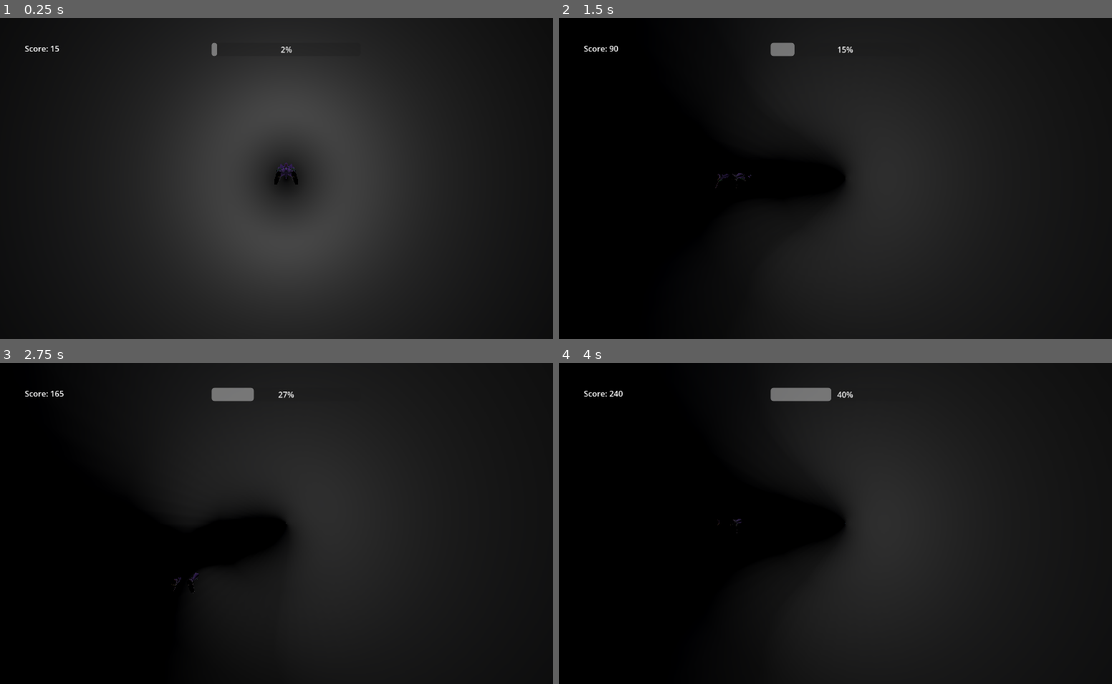
Above: before the commit, frames 1-4 (two rows, left to right).
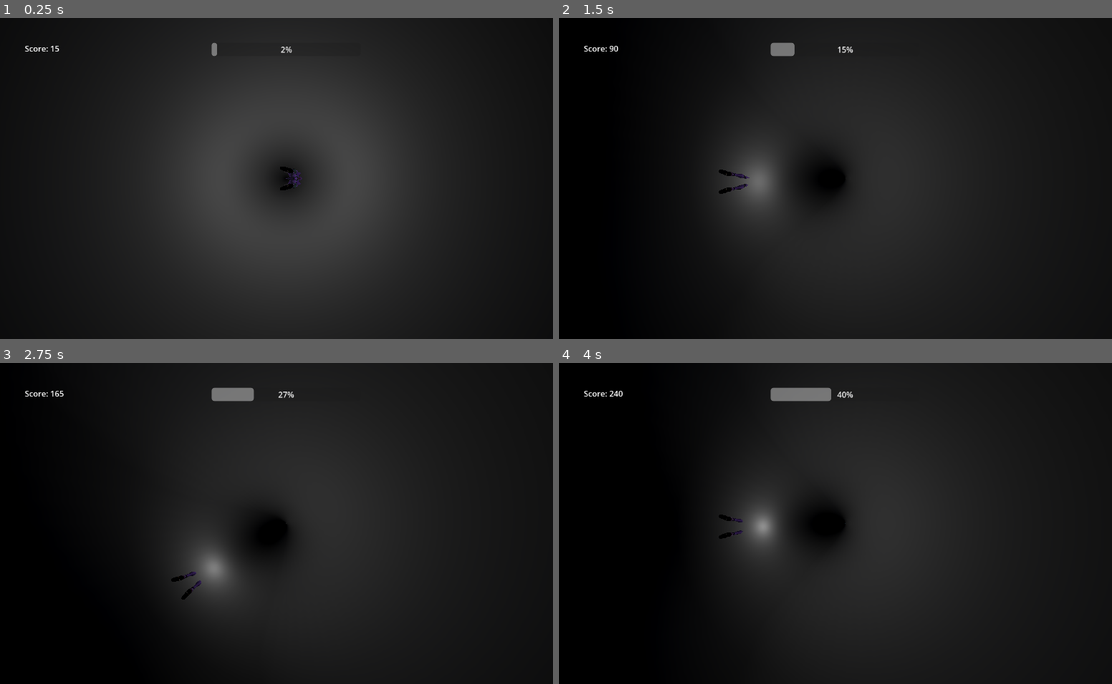
Above: after the commit, the same moments.

Repository: ryukinouu/Stellar-Requiem
Game: Godot game, scene res://Game/Scenes/Level.tscn
The game is run twice, just before and just after one commit, with the same random seed, the same clock (stepped at 60 frames per second) and the same inputs.
Inputs:
- Up to frame 1 (0.25 s): no input
- Up to frame 2 (1.5 s): hold D (right) 0.53-1.28 s; hold A (left) from 1.28 s (still down)
- Up to frame 3 (2.75 s): release A (left) at 2.03 s; hold D (right) from 2.03 s (still down)
- Up to frame 4 (4 s): tap Enter at 2.75 s; release D (right) at 3.53 s; hold A (left) from 3.53 s (still down)

The runs differ from the first frame. In frame 1, 0.2% of the frame differs, in the area x 49-55%, y 44-54%; in frame 2, 4.5%, in the area x 25-44%, y 35-66%; in frame 3, 3.5%; in frame 4, 3.8%.

Commit message:
updated control

Diff:
--- a/Game/Scripts/Control.gd
+++ b/Game/Scripts/Control.gd
@@ -37,9 +37,9 @@
 		0
 	)
 	target_rotation = Vector3(
-		Global.positions[measure]["rotation"].x,
-		Global.positions[measure]["rotation"].y,
-		0
+		0,
+		0,
+		Global.positions[measure]["rotation"].z,
 	)
 	#anim_tree.set(AnimationHandler.blend_pos(animation_state), direction)
 
@@ -57,8 +57,7 @@
 	# Move the character smoothly towards the target position
 	position.x = lerp(position.x, target_position.x * 2, MOVE_SPEED * delta * EASING_FACTOR)
 	position.y = lerp(position.y, target_position.y * 2, MOVE_SPEED * delta * EASING_FACTOR)
-	rotation_degrees.x = lerp(rotation_degrees.x, target_rotation.x, MOVE_SPEED * delta * EASING_FACTOR)
-	rotation_degrees.y = lerp(rotation_degrees.y, target_rotation.y, MOVE_SPEED * delta * EASING_FACTOR)
+	rotation_degrees.z = lerp(rotation_degrees.z, target_rotation.z + 90, MOVE_SPEED * delta * EASING_FACTOR)
 
 	if !Input.is_action_pressed("left") and !Input.is_action_pressed("right") and on_cd:
 		has_pressed = false
